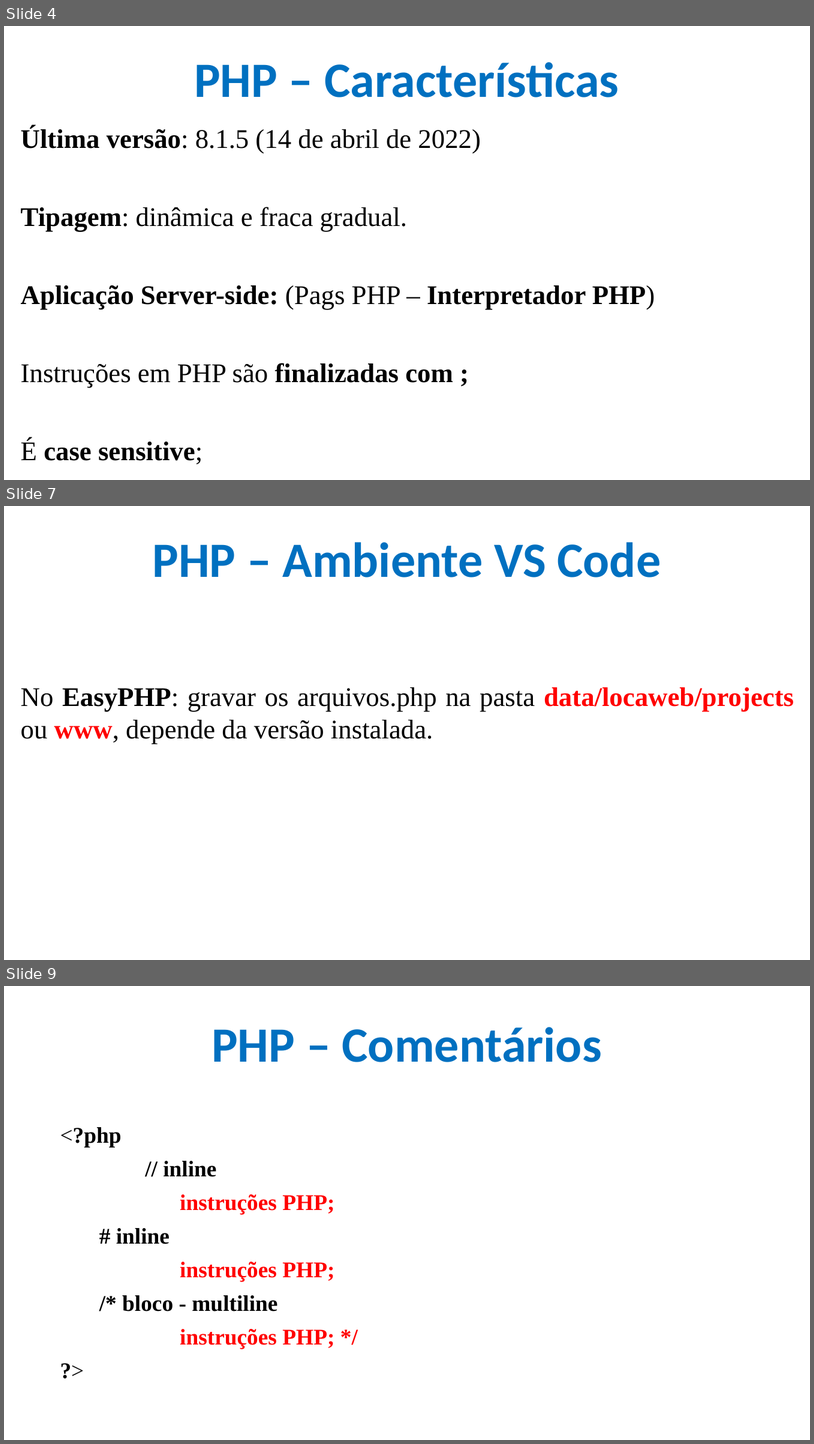
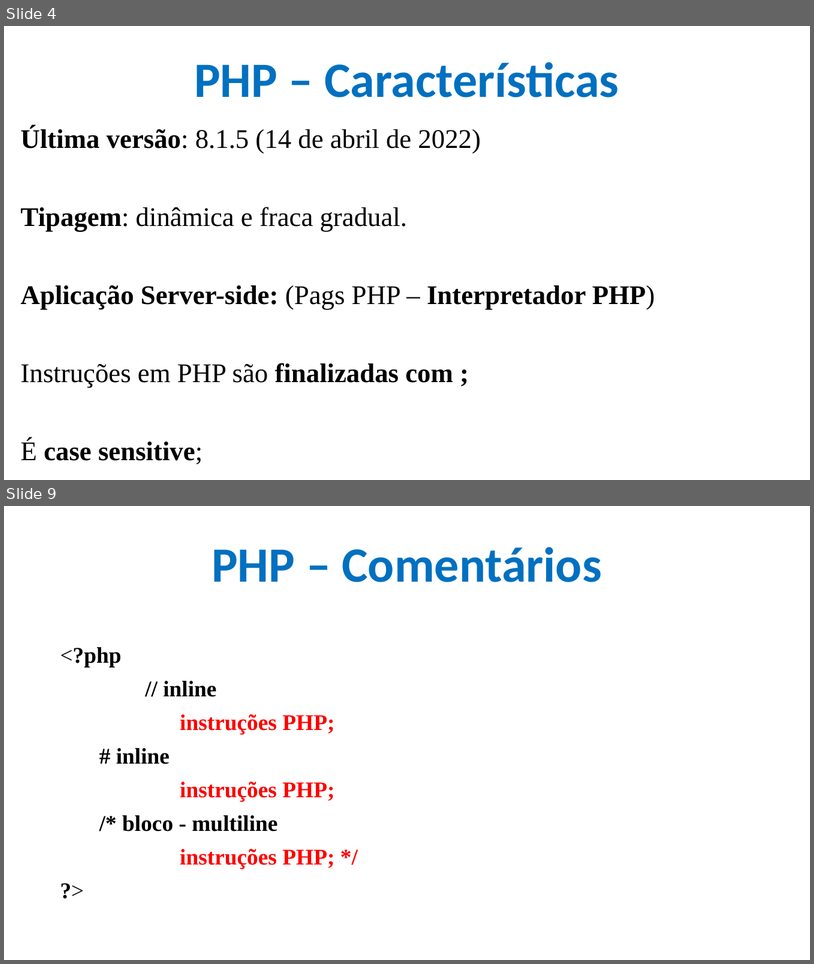
Before and after one commit to CloudEducationBrazil/WydenDesenvolvimentoWebPHP, a slide deck: 01 Classes/Aula 12 e 13 Desenvolvimento Web PHP - PHP.pptx. Shown one above the other, each under a label of ours: slides 4, 7 and 9 before the commit, slides 4 and 9 after it; the slides between them are not shown. The pictures are 814x1444 and 814x964 pixels, drawn with LibreOffice and Linux fonts; fonts in the diff are those of the drawing; background and template pictures are left out. Boxes give left, top, right and bottom in pixels: in the first picture for what was removed or moved away, otherwise in the second. Text is boxed around its words. In the diff, an @@ line names an element or a change of style, - is before the commit and + after.

```diff
--- a/01 Classes/Aula 12 e 13 Desenvolvimento Web PHP - PHP.pptx
+++ b/01 Classes/Aula 12 e 13 Desenvolvimento Web PHP - PHP.pptx
@@ slide 7 removed at (4,506,810,960), background picture (left out) @@
@@ title removed at (152,542,661,577) @@
-PHP – Ambiente VS Code
@@ text removed at (21,687,794,744) @@
-No EasyPHP: gravar os arquivos.php na pasta data/locaweb/projects ou www, depende da versão instalada.
```
Also in this commit, not shown: 3 slides changed, 1 slide added, 25 other files.
